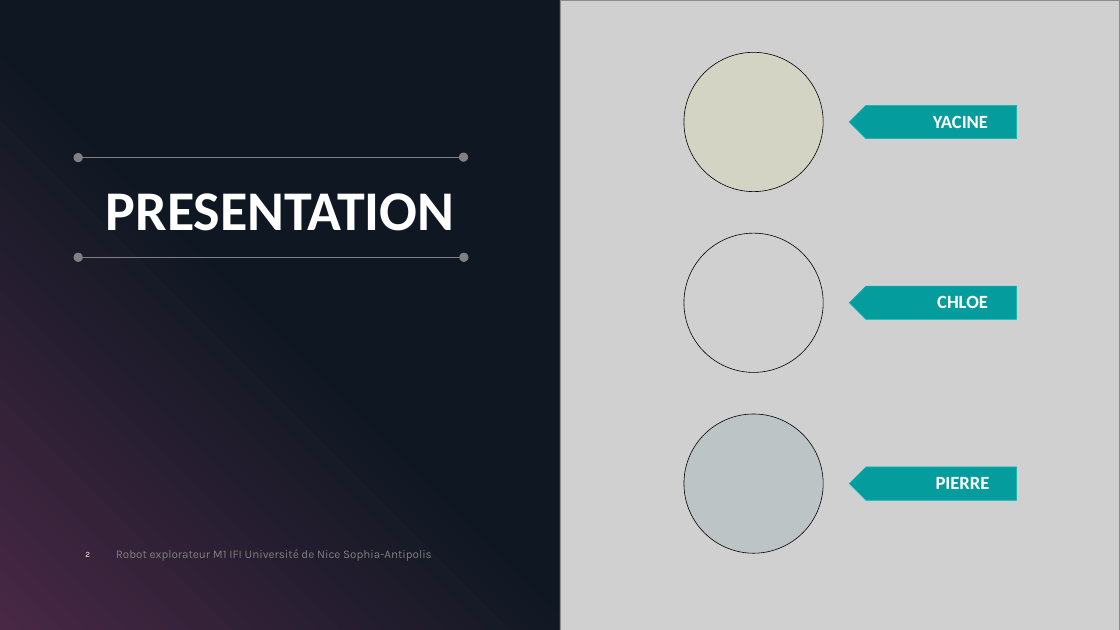
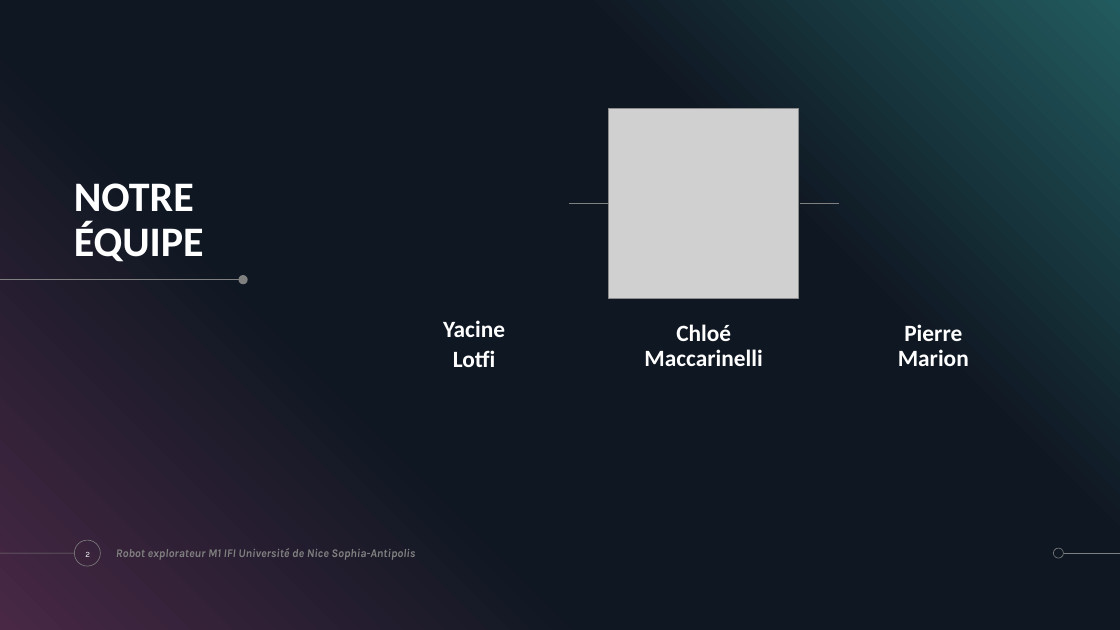
Before and after one commit to ChloeMaccarinelli/TER_M1_S2, a slide deck: slide 2 of doc/Diapo_LOTFI_MACCARINELLI_MARION.pptx. Drawn at 1120x630 pixels with LibreOffice and Linux fonts; fonts in the diff are those of the drawing; grey boxes stand for pictures. Boxes give left, top, right and bottom in pixels: in the first picture for what was removed or moved away, otherwise in the second. Text is boxed around its words. In the diff, an @@ line names an element or a change of style, - is before the commit and + after.

```diff
--- a/doc/Diapo_LOTFI_MACCARINELLI_MARION.pptx
+++ b/doc/Diapo_LOTFI_MACCARINELLI_MARION.pptx
@@ picture removed at bbox=[560, 0, 1120, 630] @@
@@ picture added at bbox=[609, 108, 799, 298] @@
@@ ellipse removed at bbox=[74, 153, 83, 162] @@
@@ line removed from (461, 157) to (81, 157) @@
@@ ellipse removed at bbox=[459, 153, 468, 162] @@
@@ title added at bbox=[74, 183, 204, 262], 36 pt, text #FFFFFF, bold @@
+NOTRE
+ÉQUIPE
@@ title removed at bbox=[106, 193, 455, 231] @@
-PRESENTATION
@@ line added from (570, 204) to (609, 204), #808080 0.5 pt @@
@@ line added from (800, 203) to (839, 203), #808080 0.5 pt @@
@@ ellipse removed at bbox=[460, 253, 469, 262] @@
@@ line moved from (461, 257) - (81, 257) to (0, 280) - (241, 280) @@
@@ ellipse: place and size @@
-ellipse at bbox=[74, 253, 83, 262]
+ellipse at bbox=[239, 275, 248, 284]
@@ ellipse at bbox=[239, 275, 248, 284]: mirrored @@
@@ text added at bbox=[443, 320, 505, 367], 20 pt, text #FFFFFF, bold @@
+Yacine
+Lotfi
@@ text added at bbox=[644, 324, 762, 366], 20 pt, text #FFFFFF, bold @@
+Chloé
+Maccarinelli
@@ text added at bbox=[898, 324, 969, 366], 20 pt, text #FFFFFF, bold @@
+Pierre
+Marion
@@ group removed at bbox=[684, 52, 1017, 554]: 3 pentagon arrows, 3 texts, 2 ellipses, 1 picture @@
-YACINE
-CHLOE
-PIERRE
@@ text "Robot explorateur M1 IFI Université ..." at bbox=[116, 548, 415, 560]: bold on, italic on @@
@@ ellipse added at bbox=[1054, 548, 1064, 558], outline #808080 0.5 pt @@
```
Also in this commit, not shown: 1 slide removed, 1 other file.
